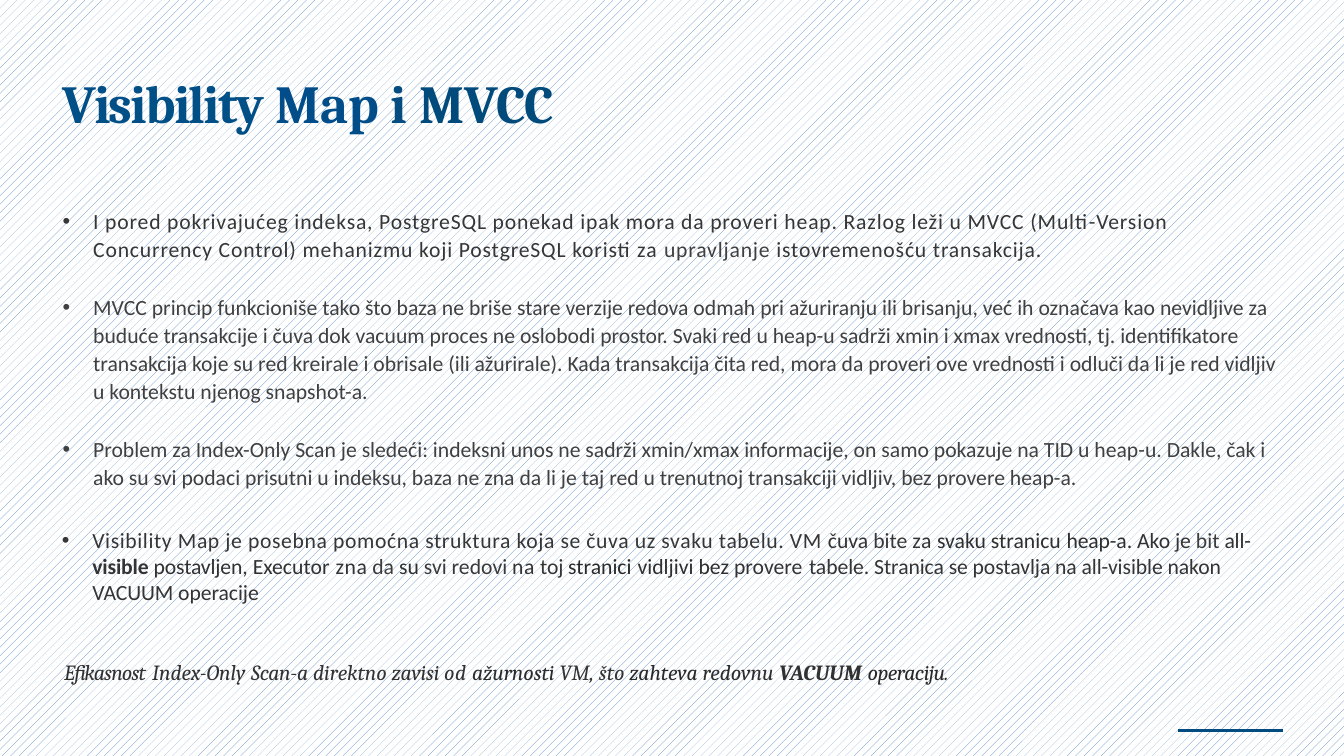
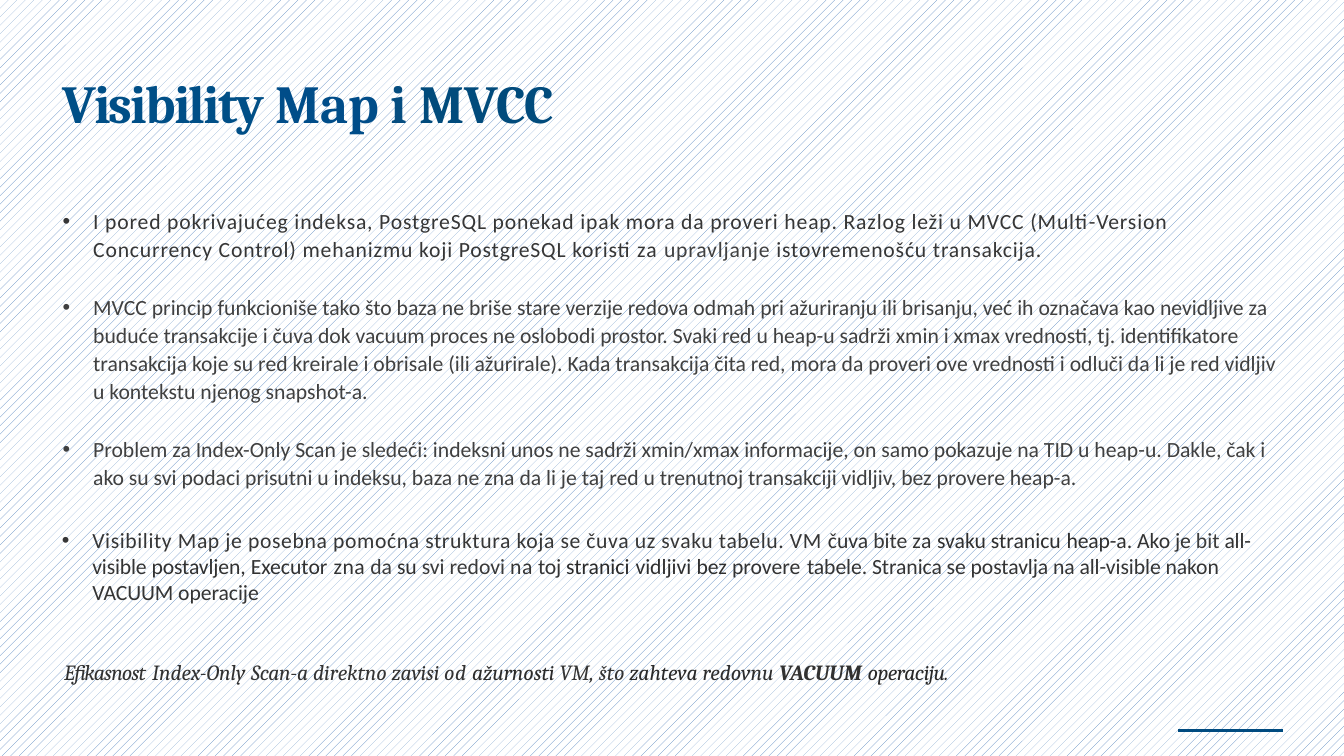
Before and after one commit to NemanjaCyber/SZUBP, a slide deck: slide 6 of P1/Index-Only i Bitmap Index Scan u PostgreSQL.pptx. Drawn at 1344x756 pixels with LibreOffice and Linux fonts; fonts in the diff are those of the drawing. Boxes give left, top, right and bottom in pixels: in the first picture for what was removed or moved away, otherwise in the second. Text is boxed around its words. In the diff, an @@ line names an element or a change of style, - is before the commit and + after.

```diff
--- a/P1/Index-Only i Bitmap Index Scan u PostgreSQL.pptx
+++ b/P1/Index-Only i Bitmap Index Scan u PostgreSQL.pptx
@@ text at (92, 530, 1251, 606): bold off in "all-visible" @@
```
Also in this commit, not shown: 6 other slides changed, 1 slide added, 1 slide removed, 1 other file.
